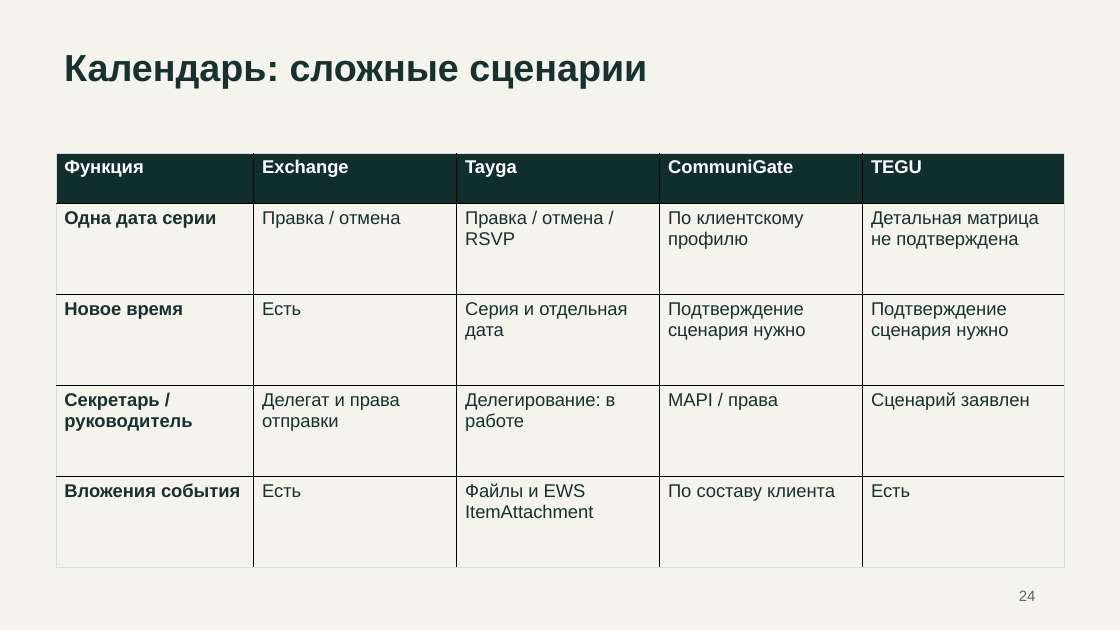
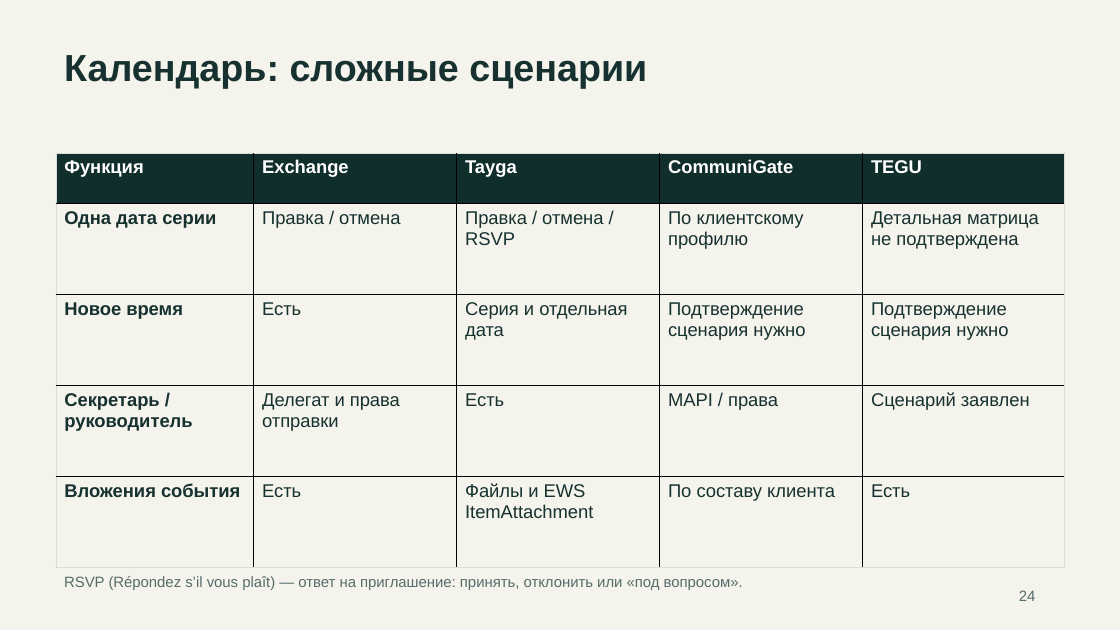
Before and after one commit to rkislov/tayga-mail-server, a slide deck: slide 24 of docs/presentations/tayga-competitors-2026-11-19.pptx. Drawn at 1120x630 pixels with LibreOffice and Linux fonts; fonts in the diff are those of the drawing. Boxes give left, top, right and bottom in pixels: in the first picture for what was removed or moved away, otherwise in the second. Text is boxed around its words. In the diff, an @@ line names an element or a change of style, - is before the commit and + after.

Commit message:
docs: mark delegation available and explain RSVP

```diff
--- a/docs/presentations/tayga-competitors-2026-11-19.pptx
+++ b/docs/presentations/tayga-competitors-2026-11-19.pptx
@@ table at (x1=56, y1=153, x2=1065, y2=568) @@
-row 4, column 3: Делегирование: в работе
+row 4, column 3: Есть
@@ text added at (x1=64, y1=576, x2=743, y2=590), 12.8 pt, text #566C69 @@
+RSVP (Répondez s’il vous plaît) — ответ на приглашение: принять, отклонить или «под вопросом».
```
Also in this commit, not shown: 3 other slides changed, 3 other files.
